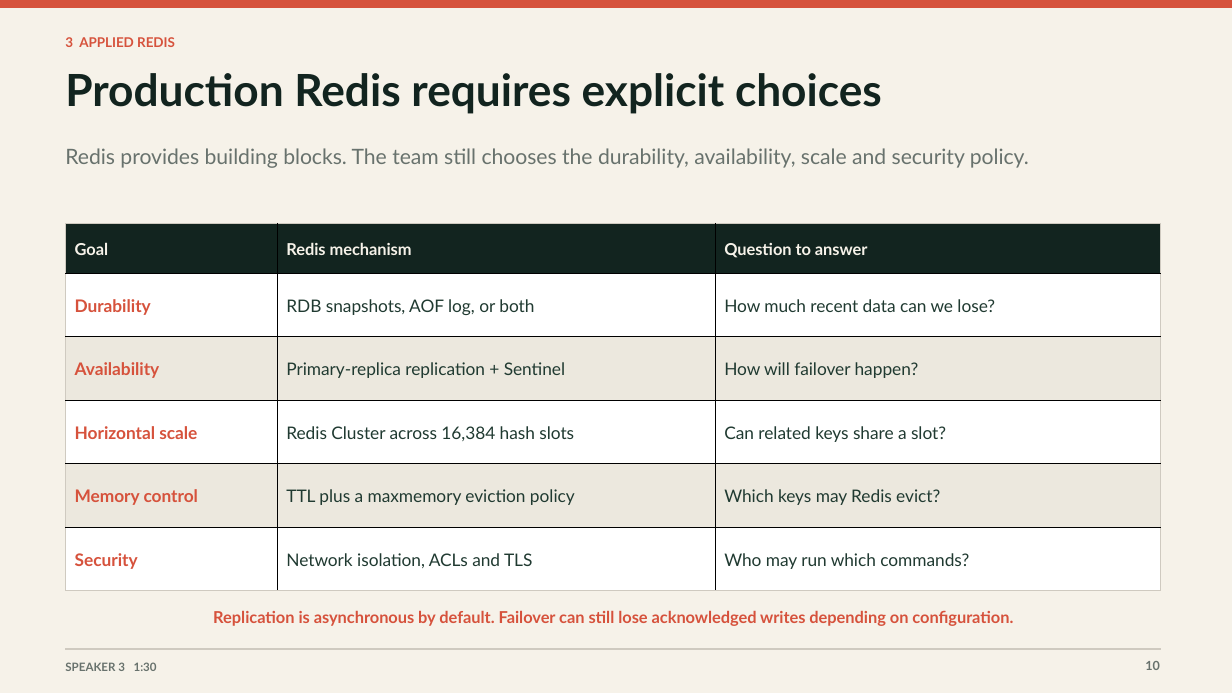
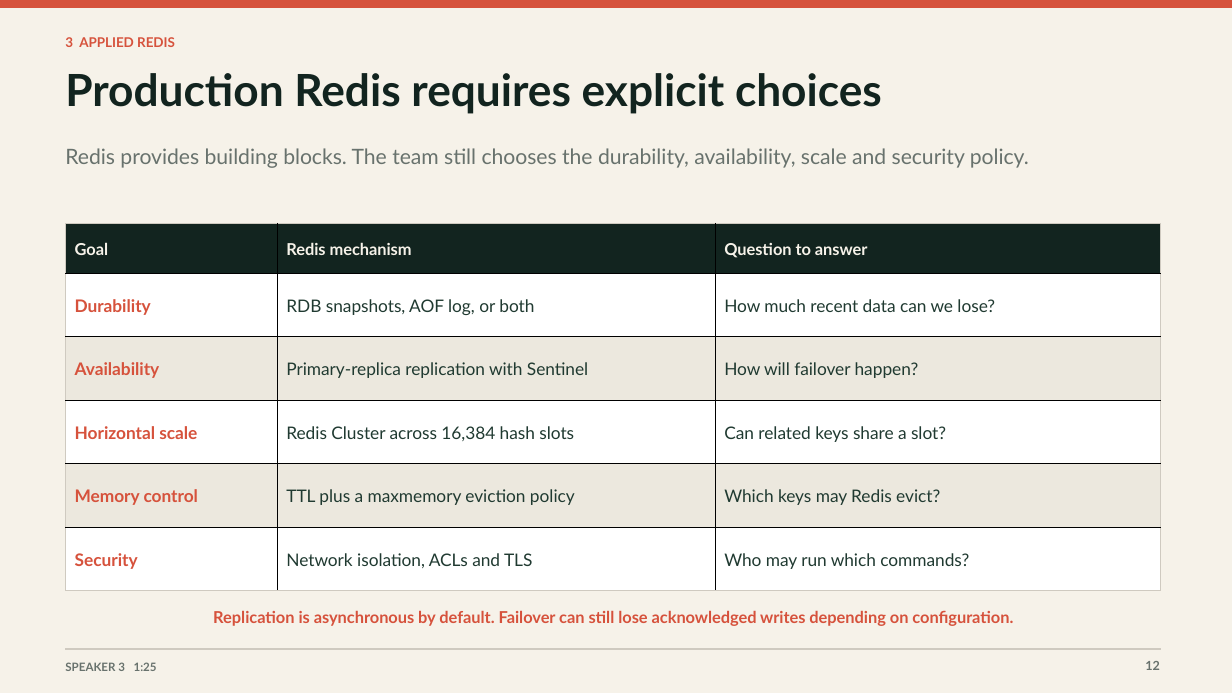
Before and after one commit to Hetul803/RedisExplorer, a slide deck: slide 12 of presentation/RedisExplorer_Class_Presentation.pptx (slide 10 before the commit). Drawn at 1232x693 pixels with LibreOffice and Linux fonts; fonts in the diff are those of the drawing. Boxes give left, top, right and bottom in pixels: in the first picture for what was removed or moved away, otherwise in the second. Text is boxed around its words. In the diff, an @@ line names an element or a change of style, - is before the commit and + after.

```diff
--- a/presentation/RedisExplorer_Class_Presentation.pptx
+++ b/presentation/RedisExplorer_Class_Presentation.pptx
@@ table at <box>66,224,1161,592</box> @@
-row 3, column 2: Primary-replica replication + Sentinel
+row 3, column 2: Primary-replica replication with Sentinel
@@ text at <box>65,662,157,671</box>: text changed @@
-SPEAKER 3 1:30
+SPEAKER 3 1:25
@@ text at <box>1145,661,1160,670</box>: text changed @@
-10
+12
```
Also in this commit, not shown: 9 other slides changed, 2 slides added.
